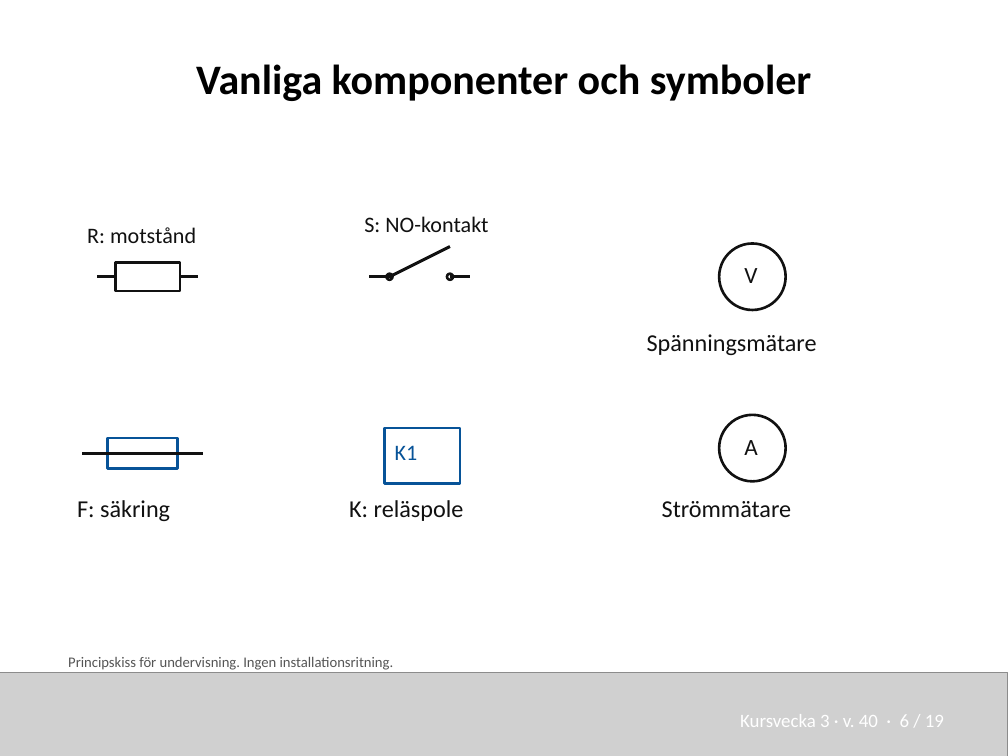
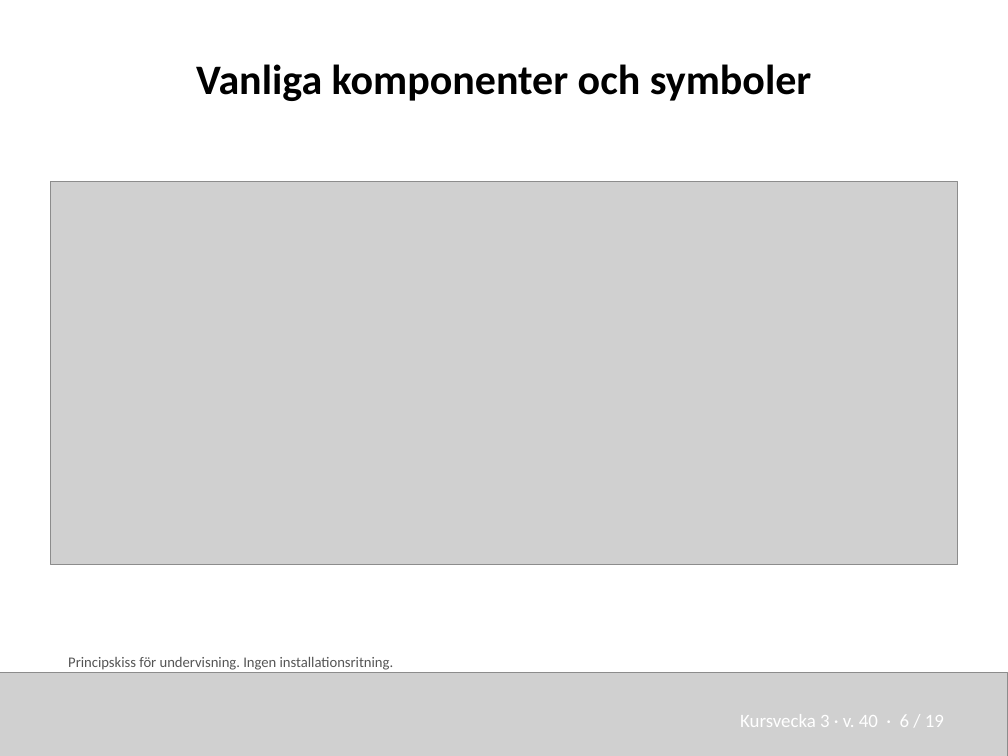
Before and after one commit to nj22az/nj22az.github.io, a slide deck: slide 6 of sjoskolan/vecka-38/aktuell/v38_01_Franskiljning_och_matteknik_elev.pptx. Drawn at 1008x756 pixels with LibreOffice and Linux fonts; fonts in the diff are those of the drawing; grey boxes stand for pictures. Boxes give left, top, right and bottom in pixels: in the first picture for what was removed or moved away, otherwise in the second. Text is boxed around its words. In the diff, an @@ line names an element or a change of style, - is before the commit and + after.

```diff
--- a/sjoskolan/vecka-38/aktuell/v38_01_Franskiljning_och_matteknik_elev.pptx
+++ b/sjoskolan/vecka-38/aktuell/v38_01_Franskiljning_och_matteknik_elev.pptx
@@ picture added at [50, 181, 958, 564] @@
@@ text removed at [87, 227, 196, 243] @@
-R: motstånd
@@ text removed at [364, 216, 488, 232] @@
-S: NO-kontakt
@@ rectangle removed at [115, 263, 179, 291] @@
@@ freeform shape removed at [389, 247, 450, 277] @@
@@ ellipse removed at [719, 244, 785, 310] @@
@@ text removed at [744, 268, 757, 283] @@
-V
@@ freeform shape removed at [97, 277, 115, 277] @@
@@ freeform shape removed at [179, 277, 198, 277] @@
@@ freeform shape removed at [369, 277, 389, 277] @@
@@ ellipse removed at [386, 274, 392, 280] @@
@@ ellipse removed at [447, 274, 453, 280] @@
@@ freeform shape removed at [450, 277, 470, 277] @@
@@ text removed at [647, 334, 817, 355] @@
-Spänningsmätare
@@ ellipse removed at [719, 415, 785, 482] @@
@@ rectangle removed at [107, 438, 177, 469] @@
@@ rectangle removed at [384, 428, 460, 484] @@
@@ text removed at [395, 445, 418, 460] @@
-K1
@@ text removed at [744, 440, 757, 455] @@
-A
@@ freeform shape removed at [82, 454, 203, 454] @@
@@ text removed at [77, 500, 170, 521] @@
-F: säkring
@@ text removed at [349, 500, 464, 521] @@
-K: reläspole
@@ text removed at [662, 501, 791, 517] @@
-Strömmätare
```
Also in this commit, not shown: 3 other slides changed, 16 other files.
